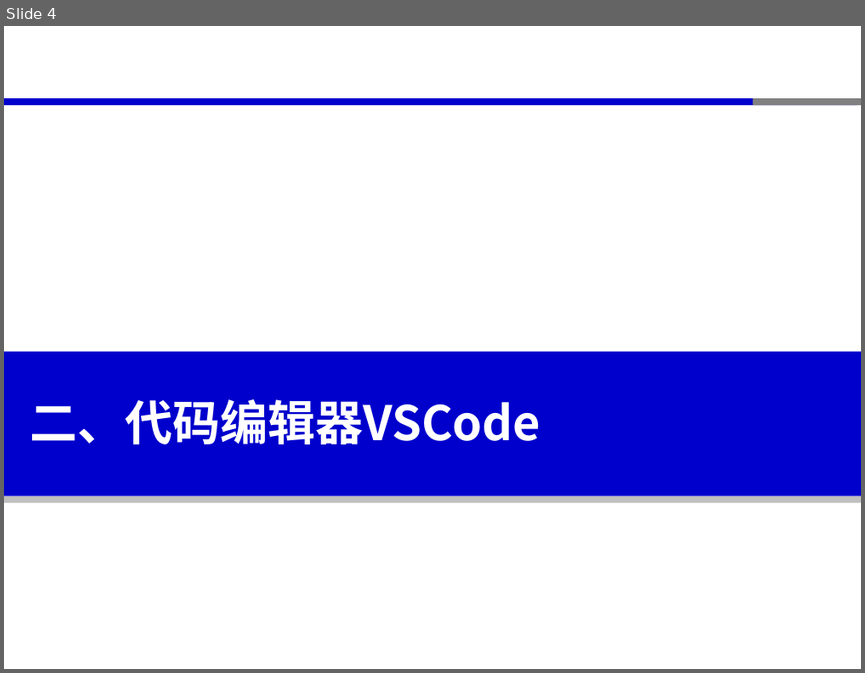
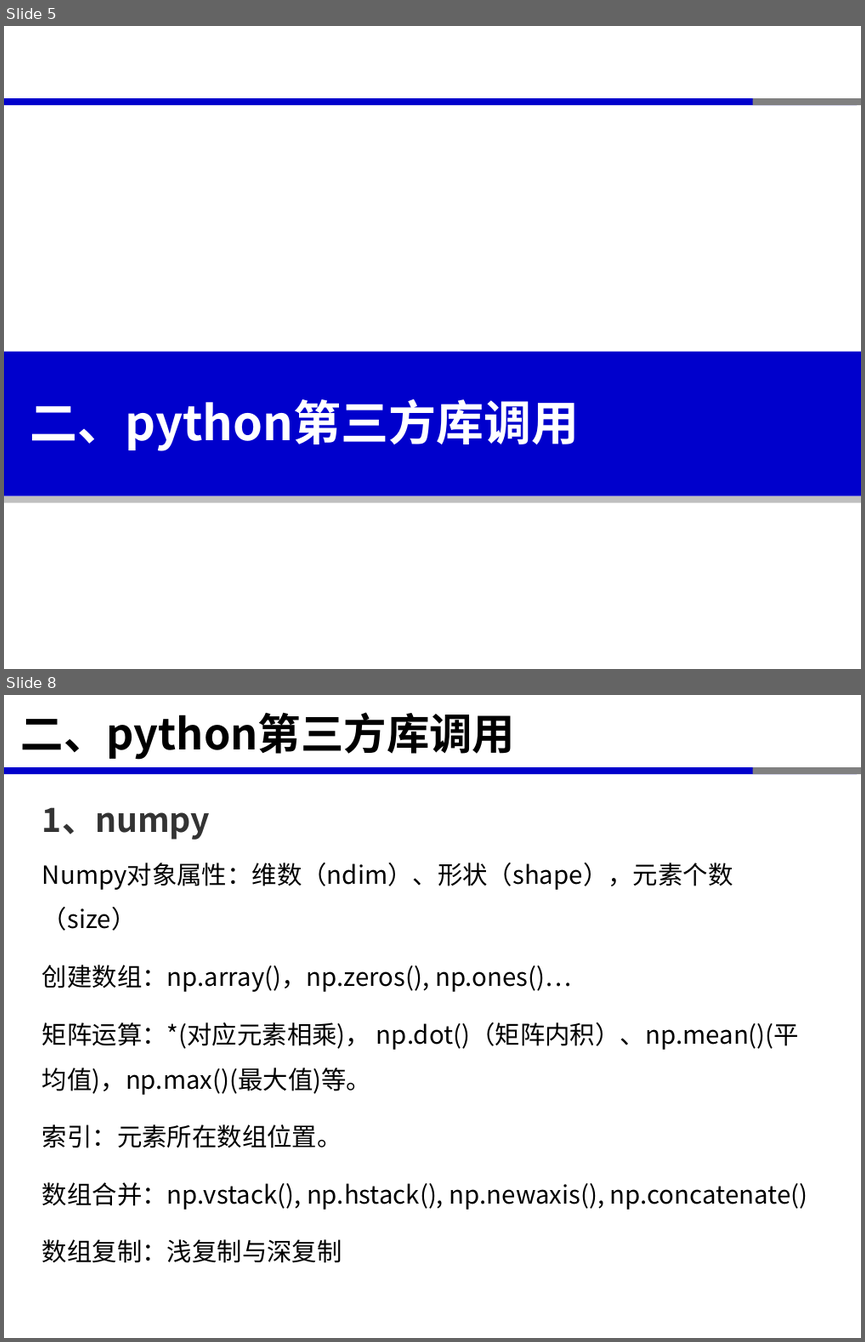
Before and after one commit to xinluo2018/spatial-data-course, a slide deck: 第二章-Python程序设计基础-8学时/第3节-python库调用-2课时.pptx. Shown one above the other, each under a label of ours: slide 4 before the commit, slides 5 and 8 after it; the slides between them are not shown. The pictures are 865x673 and 865x1342 pixels, drawn with LibreOffice and Linux fonts; fonts in the diff are those of the drawing. Boxes give left, top, right and bottom in pixels: in the first picture for what was removed or moved away, otherwise in the second. Text is boxed around its words. In the diff, an @@ line names an element or a change of style, - is before the commit and + after.

```diff
--- a/第二章-Python程序设计基础-8学时/第3节-python库调用-2课时.pptx
+++ b/第二章-Python程序设计基础-8学时/第3节-python库调用-2课时.pptx
@@ slide 8 added at <box>4,695,861,1338</box>, background #FFFFFF; not listed: 3 template elements that a slide beside it also shows @@
@@ title added at <box>21,712,516,760</box>, 36 pt, text #000000, bold @@
+二、python第三方库调用
@@ text added at <box>42,807,210,839</box>, 28 pt, text #333333, bold @@
+1、numpy
@@ text added at <box>42,862,807,1263</box>, 21 pt, text #000000 @@
+Numpy对象属性：维数（ndim）、形状（shape），元素个数（size）
+创建数组：np.array()，np.zeros(), np.ones()…
+矩阵运算：*(对应元素相乘)， np.dot()（矩阵内积）、np.mean()(平均值)，np.max()(最大值)等。
+索引：元素所在数组位置。
+数组合并：np.vstack(), np.hstack(), np.newaxis(), np.concatenate()
+数组复制：浅复制与深复制
@@ what was slide 4 is now slide 5 @@
@@ slide 5 changed as well @@
@@ text at <box>30,398,579,451</box>: text changed @@
-二、代码编辑器VSCode
+二、python第三方库调用
```
Also in this commit, not shown: 4 other slides changed, 7 other slides added, 3 slides removed, 12 other files.
